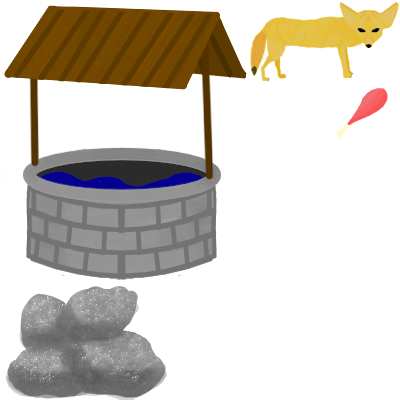
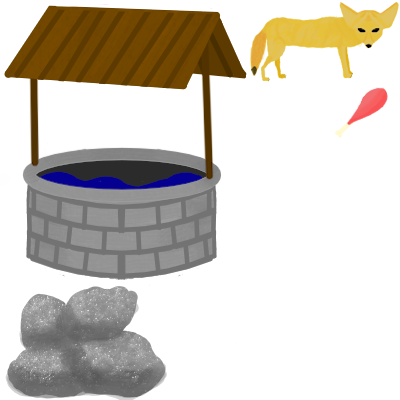
Comparing the layer stacks of the two (400, 400) images. Changes:
painted on "Warstwa malowania 41" over [334, 87, 388, 138]
painted on "Warstwa malowania 39" over [334, 87, 388, 138]
painted on "Warstwa malowania 40" over [334, 87, 388, 138]
painted on "Warstwa malowania 38" over [334, 87, 388, 138]
